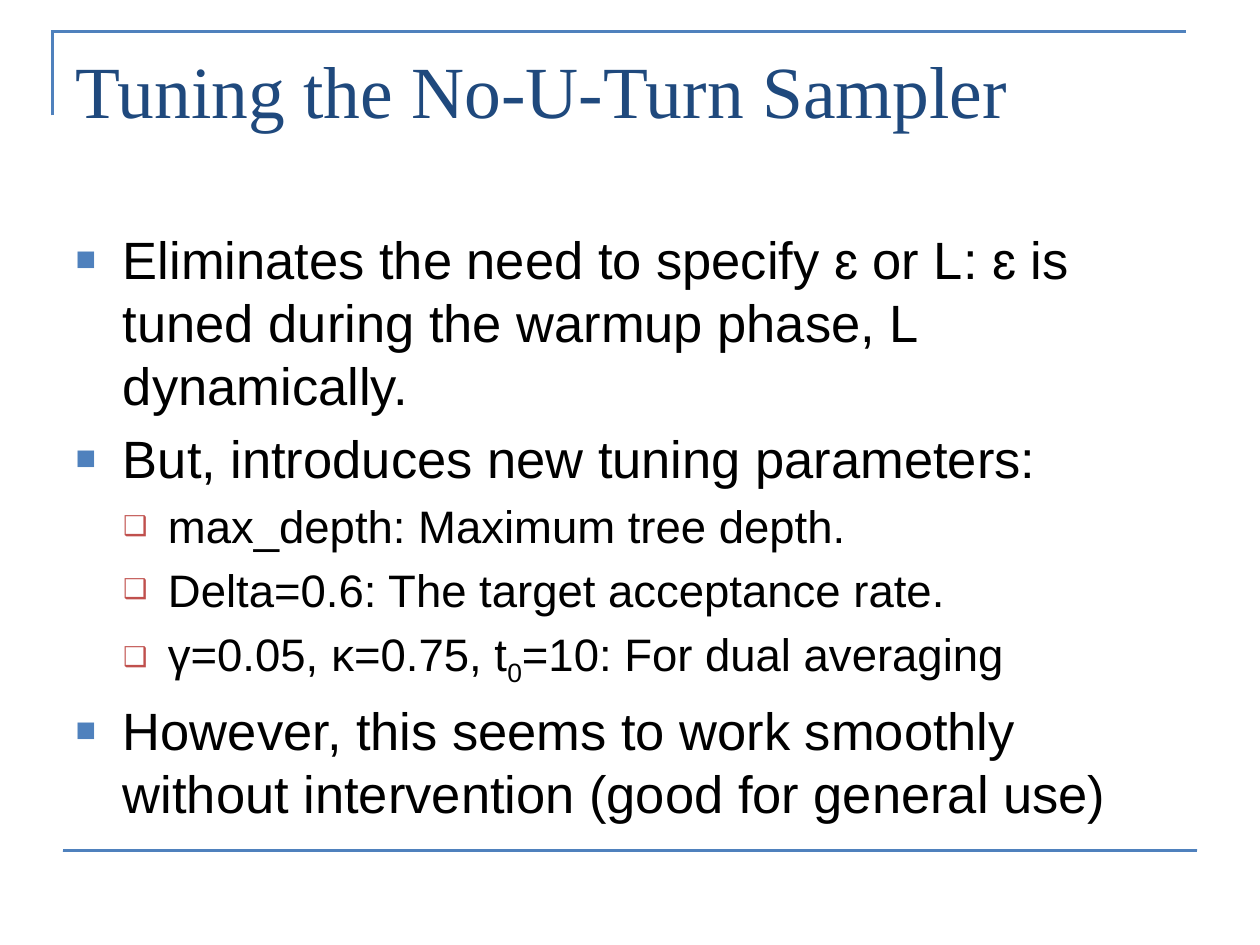
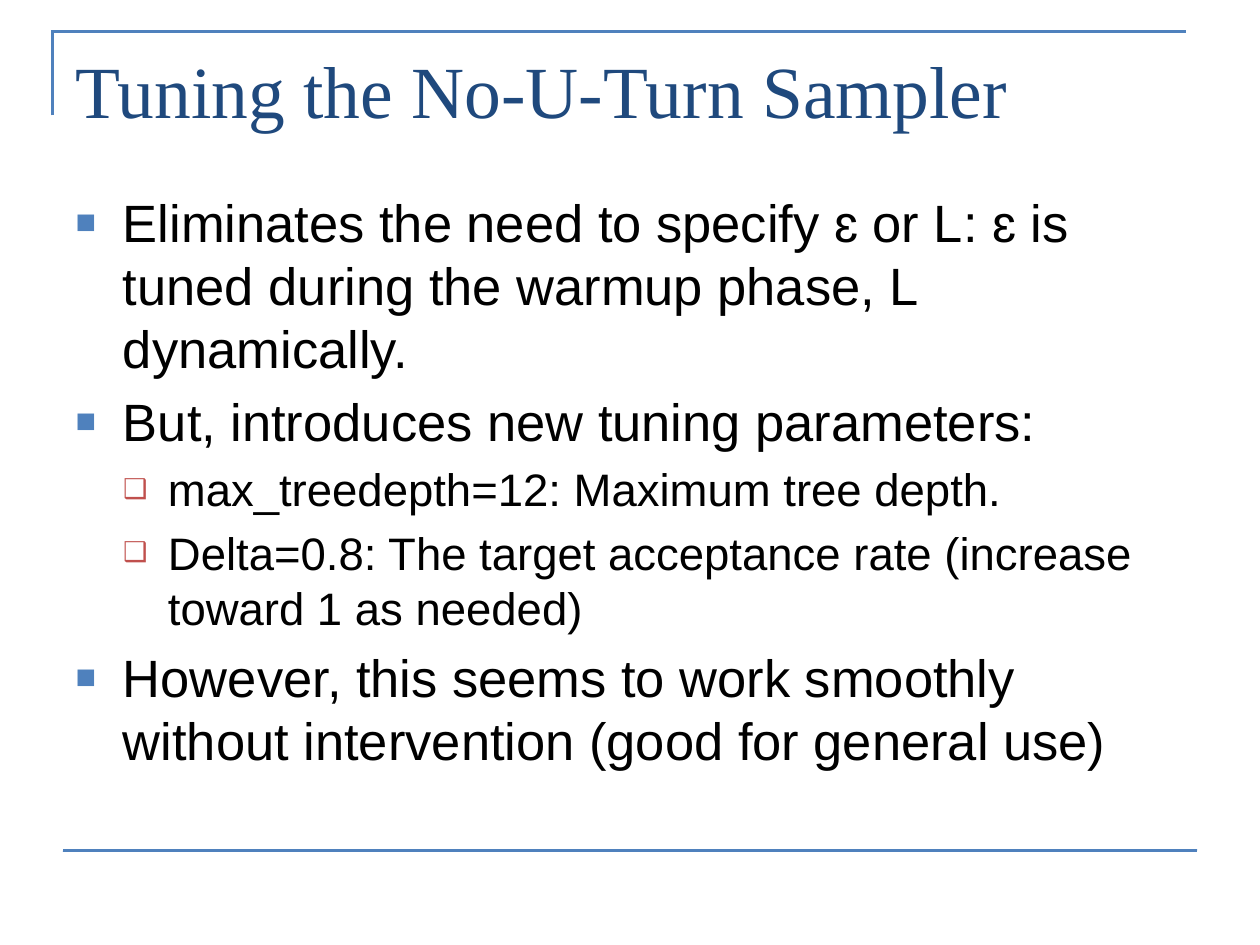
Before and after one commit to colemonnahan/bayes_workshop, a slide deck: slide 29 of dia5/lecture5_hmc.pptx (slide 33 before the commit). Drawn at 1260x945 pixels with LibreOffice and Linux fonts; fonts in the diff are those of the drawing. Boxes give left, top, right and bottom in pixels: in the first picture for what was removed or moved away, otherwise in the second. Text is boxed around its words. In the diff, an @@ line names an element or a change of style, - is before the commit and + after.

```diff
--- a/dia5/lecture5_hmc.pptx
+++ b/dia5/lecture5_hmc.pptx
@@ text "Eliminates the need to specify ...": place and size @@
-text "Eliminates the need to specify ..." at <box>123,241,1105,824</box>
+text "Eliminates the need to specify ..." at <box>123,204,1131,771</box>
@@ text at <box>168,473,1131,634</box>: text changed @@
-  ❑ max_depth: Maximum tree depth.
-  ❑ Delta=0.6: The target acceptance rate.
-  ❑ γ=0.05, κ=0.75, t0=10: For dual averaging
+  ❑ max_treedepth=12: Maximum tree depth.
+  ❑ Delta=0.8: The target acceptance rate (increase toward 1 as needed)
```
Also in this commit, not shown: 12 other slides changed, 5 slides added, 8 slides removed, 9 other files.
